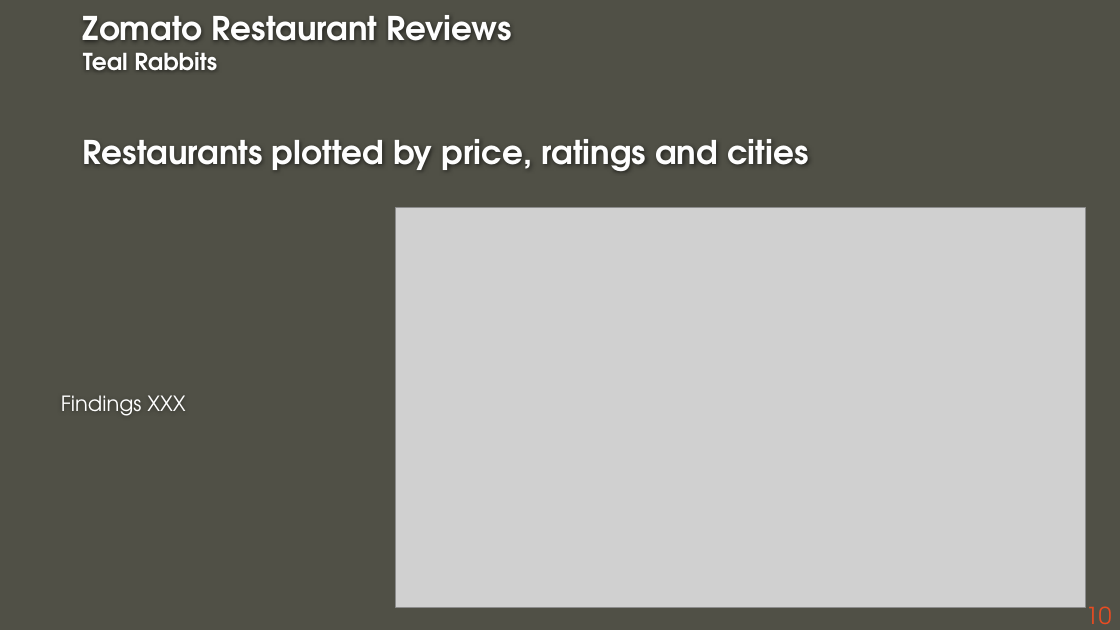
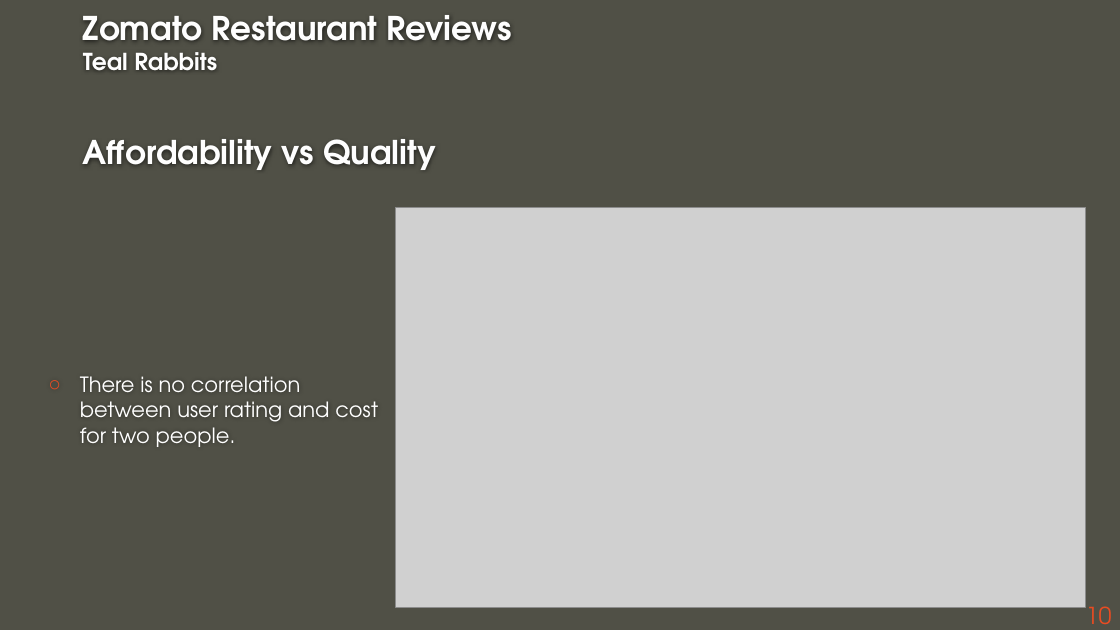
Before and after one commit to ashdrayton/Zomato-Restaurants-Reviews, a slide deck: slide 10 of Final notebooks/Zomato_Presentation_EW_20200712.pptx. Drawn at 1120x630 pixels with LibreOffice and Linux fonts; fonts in the diff are those of the drawing; grey boxes stand for pictures; background and template pictures are left out. Boxes give left, top, right and bottom in pixels: in the first picture for what was removed or moved away, otherwise in the second. Text is boxed around its words. In the diff, an @@ line names an element or a change of style, - is before the commit and + after.

```diff
--- a/Final notebooks/Zomato_Presentation_EW_20200712.pptx
+++ b/Final notebooks/Zomato_Presentation_EW_20200712.pptx
@@ title at [83,15,512,170]: text changed @@
-Zomato Restaurant Reviews
-Teal Rabbits
-Restaurants plotted by price, ratings and cities
+Zomato Restaurant Reviews
+Teal Rabbits
+Affordability vs Quality
@@ text at [80,376,378,447]: text changed @@
-Findings XXX
+○ There is no correlation between user rating and cost for two people.
```
Also in this commit, not shown: 6 other slides changed, 4 slides added, 3 slides removed, 5 other files.
